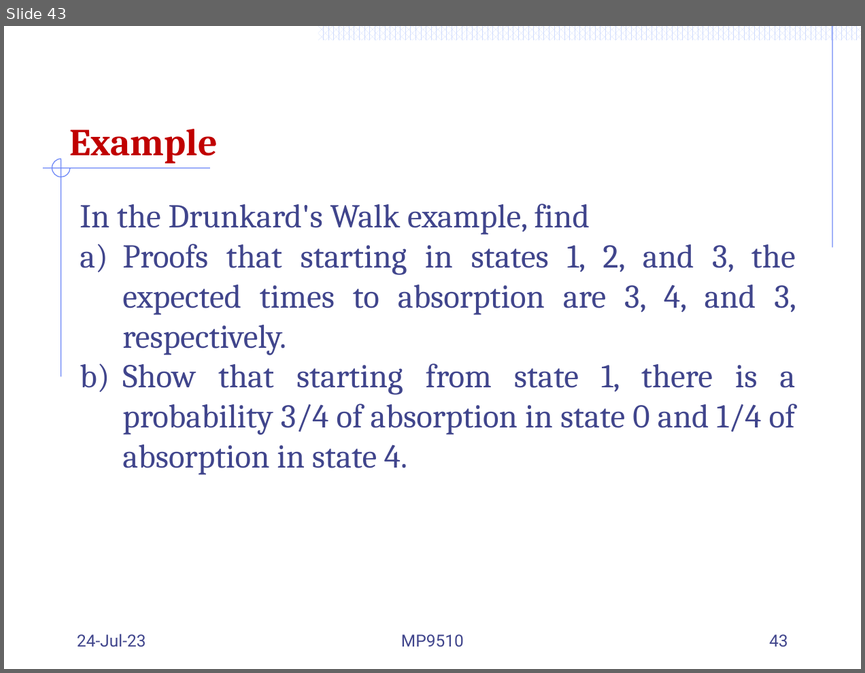
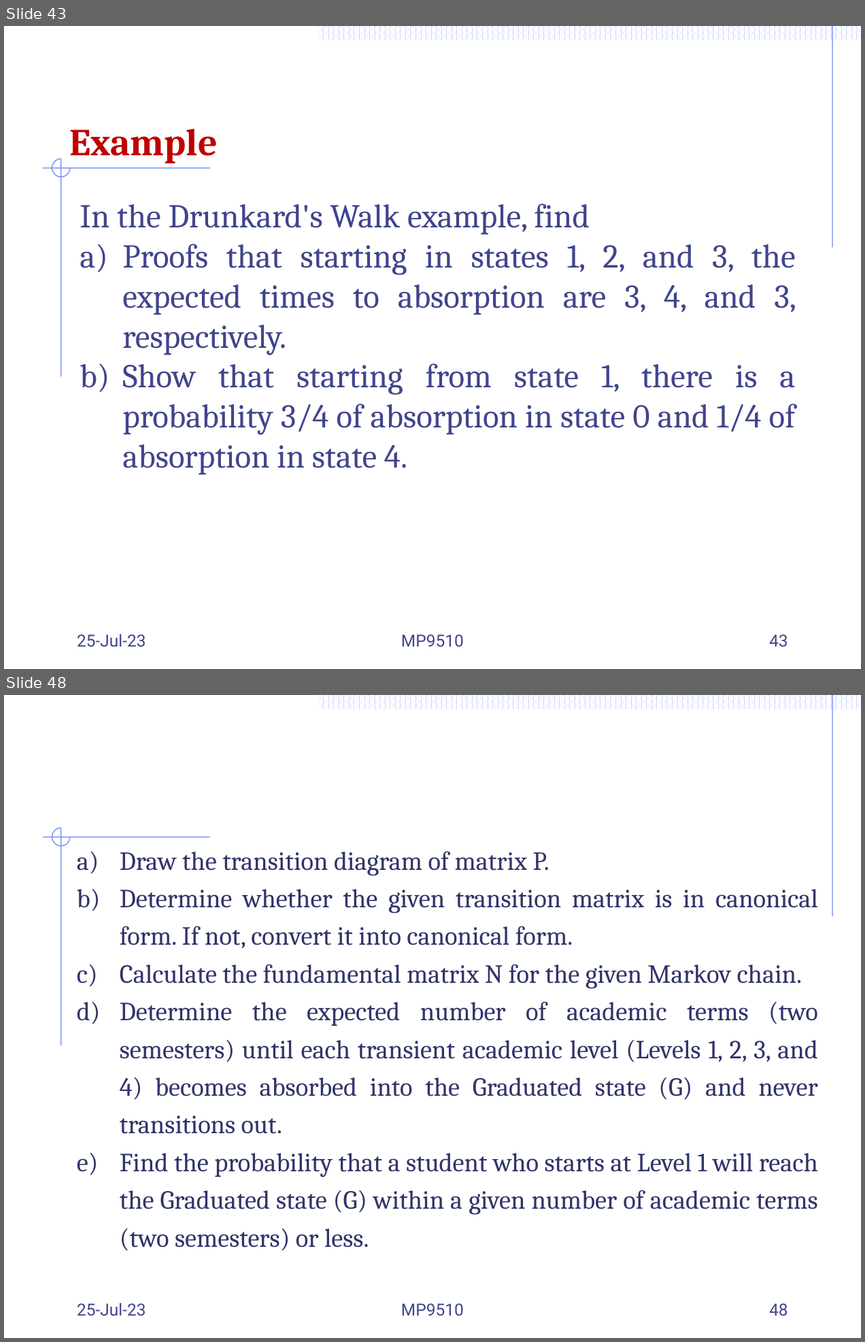
Before and after one commit to Mayooran1987/MC9510, a slide deck: Lect_3_Markov process.pptx. Shown one above the other, each under a label of ours: slide 43 before the commit, slides 43 and 48 after it; the slides between them are not shown. The pictures are 865x673 and 865x1342 pixels, drawn with LibreOffice and Linux fonts; fonts in the diff are those of the drawing. Boxes give left, top, right and bottom in pixels: in the first picture for what was removed or moved away, otherwise in the second. Text is boxed around its words. In the diff, an @@ line names an element or a change of style, - is before the commit and + after.

```diff
--- a/Lect_3_Markov process.pptx
+++ b/Lect_3_Markov process.pptx
@@ slide 48 added at [4,695,861,1338], background #FFFFFF; not listed: 56 template elements that a slide beside it also shows @@
@@ text added at [120,851,818,1251], 22 pt, text #303469 @@
+a) Draw the transition diagram of matrix P.
+b) Determine whether the given transition matrix is in canonical form. If not, convert it into canonical form.
+c) Calculate the fundamental matrix N for the given Markov chain.
+d) Determine the expected number of academic terms (two semesters) until each transient academic level (Levels 1, 2, 3, and 4) becomes absorbed into the Graduated state (G) and never transitions out.
+e) Find the probability that a student who starts at Level 1 will reach the Graduated state (G) within a given number of academic terms (two semesters) or less.
@@ text added at [77,1302,146,1316], 14 pt, text #40458C @@
+25-Jul-23
@@ text added at [401,1303,464,1316], 14 pt, text #40458C @@
+MP9510
@@ page number added at [769,1303,788,1316], 14 pt, text #40458C @@
+48
@@ slide 43 changed as well @@
@@ text at [77,633,146,647]: text changed @@
-24-Jul-23
+25-Jul-23
```
Also in this commit, not shown: 20 other slides changed, 5 other slides added.
